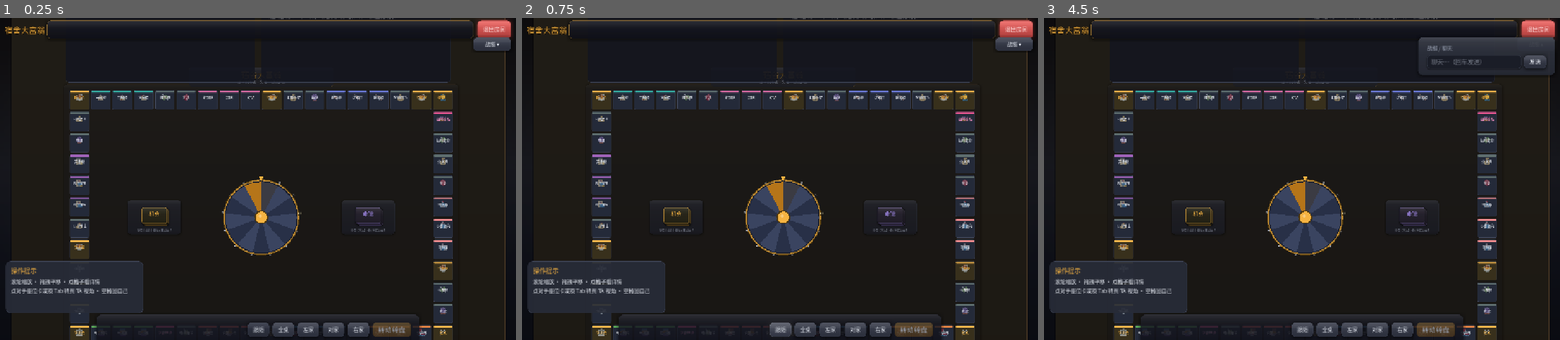
Above: before the commit, frames 1-3 (left to right).
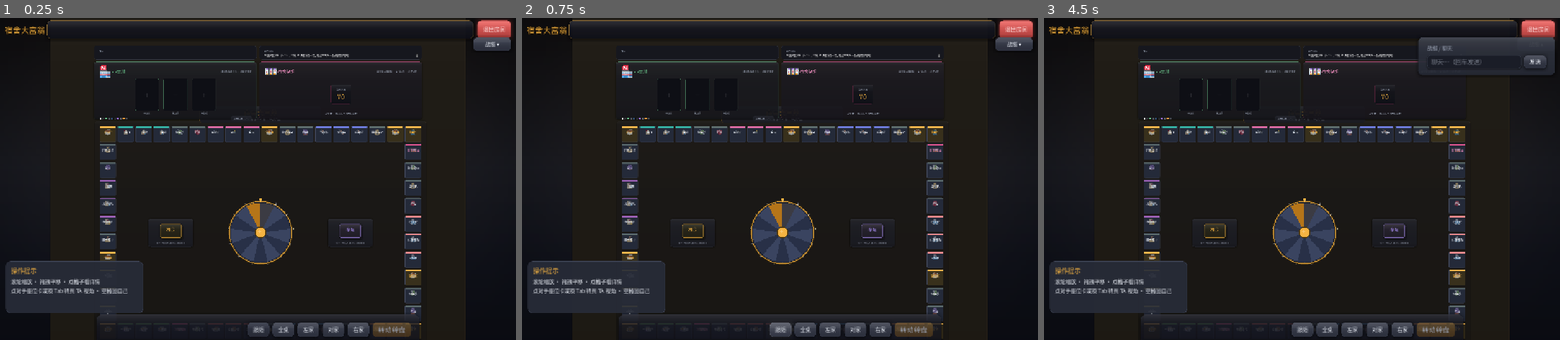
Above: after the commit, the same moments.

Repository: Lousync/dorm-monopoly
Game: Godot game, scene res://scenes/game.tscn
Two runs of this game, one before a commit and one after it. Both use one fixed random seed, a clock stepped at 60 frames per second and the inputs below. This scene is started directly instead of the project's main scene.
Inputs:
- Up to frame 1 (0.25 s): no input
- Up to frame 2 (0.75 s): click "跟随" at 0.5 s
- Up to frame 3 (4.5 s): click "全桌" at 1.25 s; click "左家" at 2 s; click "对家" at 2.75 s; click "右家" at 3.5 s; click "战报 ▾" at 4.25 s

The runs differ from the first frame. In frame 1, 19% of the frame differs, in the area x 13-98%, y 0-100%; in frame 2, 19%; in frame 3, 18%.
Error before the commit: Out of bounds get index '0' (on base: 'Array') (res://scripts/game.gd:746)
Error after the commit: Out of bounds get index '0' (on base: 'Array') (res://scripts/game.gd:747)

Commit message:
桌面顶部改建：数据轨（战况四家横排+最近战报）+ 左小卖部右赌场两座常驻设施
- 顶区整条分两半：左小卖部（货架三格+品质图例+刷新按钮，道具系统解冻后接活数据）
- 右宿舍赌场：常驻奖池大字+状态行，s_casino_start/turn/end 经 board.update_casino 喂入，弹层玩法不动
- 战况/战报压缩为设施上方数据轨；fit_overview 并入顶区，2/3 人局无上家座位时也整体入画

Diff:
--- a/scripts/board_view.gd
+++ b/scripts/board_view.gd
@@ -675,6 +675,10 @@
 	var r := Rect2(Vector2.ZERO, WORLD).grow(30.0)
 	for e in _seats:
 		r = r.merge(_seat_bar(e))
+	# 顶部空区（数据轨 + 小卖部/赌场设施）：没有上家座位时也要整体入画
+	var zone_top := TABLE.position.y + BAND_TB
+	r = r.merge(Rect2(Vector2(-HOLE_MX, zone_top),
+		Vector2(WORLD.x + 2.0 * HOLE_MX, BOARD_OFFSET.y - 26.0 - zone_top)))
 	return r
 
 var _view_edge := 0         # 当前视角所在的座位边（0=自己）
@@ -861,81 +865,268 @@
 		"pips": pips, "slots": slots, "edge": e, "peer": int(p.peer),
 		"shown": int(p.money), "tw": null}
 
-# ---------------- 顶部数据面板（棋盘上方的空区） ----------------
-
-var _rank_rows := []                # {peer, row, name_l, money_l, prop_l}
-var _rank_box: VBoxContainer
+# ---------------- 顶部区域：数据轨 + 小卖部 / 赌场两座常驻设施 ----------------
+
+var _rank_rows := []                # {peer, cell, name_l, money_l, prop_l}
+var _rank_box: HBoxContainer
 var _world_log: RichTextLabel
-
-## 顶部空区放两块数据面板：左边战况排行，右边最近战报（世界坐标，随桌面旋转）
+var _casino_pool_l: Label
+var _casino_status_l: Label
+var _shop_slots: Array = []         # {card, price_l}（道具系统解冻后接货架存货）
+var _shop_refresh: Button
+
+const SHOP_ACCENT := Color(0.42, 0.78, 0.55)    # 小卖部：菜绿
+const CASINO_ACCENT := Color(0.93, 0.3, 0.55)   # 赌场：与赌场格同色
+const SHOP_QUALITIES := [Color(0.93, 0.93, 0.93), Color(0.42, 0.78, 0.55),
+	Color(0.36, 0.6, 0.92), Color(0.66, 0.47, 0.92), Color(0.96, 0.62, 0.25)]  # 白绿蓝紫橙
+
+## 顶部空区：上层数据轨（战况四家横排 + 最近战报），下层左右两座常驻设施
+## （左小卖部 / 右赌场，世界坐标随桌面旋转；小卖部为道具系统的桌面柜台壳子）
 func _build_top_panels() -> void:
 	var top := TABLE.position.y + BAND_TB + 36.0
 	var bot := BOARD_OFFSET.y - 36.0
 	var left := -HOLE_MX
 	var right := WORLD.x + HOLE_MX
-	var half_w := (right - left) * 0.5
-	_make_data_panel(Rect2(left + 16, top, half_w - 32, bot - top), "战况", true)
-	_make_data_panel(Rect2(left + half_w + 16, top, half_w - 32, bot - top), "最近战报", false)
-
-func _make_data_panel(rect: Rect2, title: String, rank: bool) -> void:
+	var half := (right - left - 16.0) * 0.5
+	var rail_h := 88.0
+	_make_rank_rail(Rect2(left, top, half, rail_h))
+	_make_log_rail(Rect2(right - half, top, half, rail_h))
+	var fy := top + rail_h + 12.0
+	var fh := bot - fy
+	_make_shop(Rect2(left, fy, half, fh))
+	_make_casino(Rect2(right - half, fy, half, fh))
+
+func _zone_panel(rect: Rect2, sb: StyleBox) -> Panel:
 	var panel := Panel.new()
 	panel.position = rect.position
 	panel.size = rect.size
 	panel.mouse_filter = Control.MOUSE_FILTER_IGNORE
-	panel.add_theme_stylebox_override("panel", UIKit.stylebox(Color(0.078, 0.086, 0.124, 0.88), 16,
-		Color(UIKit.BORDER.r, UIKit.BORDER.g, UIKit.BORDER.b, 0.55), 1))
+	panel.add_theme_stylebox_override("panel", sb)
 	_world.add_child(panel)
-	var m := UIKit.margins(18, 14, 14, 12)
+	return panel
+
+func _fixture_icon(icon_name: String) -> TextureRect:
+	var t := TextureRect.new()
+	t.texture = UIKit.icon(icon_name)
+	t.custom_minimum_size = Vector2(30, 30)
+	t.stretch_mode = TextureRect.STRETCH_KEEP_ASPECT_CENTERED
+	t.size_flags_vertical = Control.SIZE_SHRINK_CENTER
+	t.mouse_filter = Control.MOUSE_FILTER_IGNORE
+	return t
+
+func _make_rank_rail(rect: Rect2) -> void:
+	var panel := _zone_panel(rect, UIKit.stylebox(Color(0.078, 0.086, 0.124, 0.82), 16,
+		Color(UIKit.BORDER.r, UIKit.BORDER.g, UIKit.BORDER.b, 0.5), 1))
+	var m := UIKit.margins(16, 12, 10, 8)
+	m.position = Vector2(16, 10)
+	m.size = rect.size - Vector2(32, 18)  # Panel 非容器，内衬需显式铺满
+	m.mouse_filter = Control.MOUSE_FILTER_IGNORE
+	panel.add_child(m)
+	var v := VBoxContainer.new()
+	v.add_theme_constant_override("separation", 4)
+	v.mouse_filter = Control.MOUSE_FILTER_IGNORE
+	m.add_child(v)
+	var cap := UIKit.label("战况", 14, UIKit.TEXT_DIM)
+	cap.mouse_filter = Control.MOUSE_FILTER_IGNORE
+	v.add_child(cap)
+	_rank_box = HBoxContainer.new()
+	_rank_box.add_theme_constant_override("separation", 16)
+	_rank_box.size_flags_vertical = Control.SIZE_EXPAND_FILL
+	_rank_box.mouse_filter = Control.MOUSE_FILTER_IGNORE
+	v.add_child(_rank_box)
+
+func _make_log_rail(rect: Rect2) -> void:
+	var panel := _zone_panel(rect, UIKit.stylebox(Color(0.078, 0.086, 0.124, 0.82), 16,
+		Color(UIKit.BORDER.r, UIKit.BORDER.g, UIKit.BORDER.b, 0.5), 1))
+	var m := UIKit.margins(16, 12, 10, 8)
+	m.position = Vector2(16, 10)
+	m.size = rect.size - Vector2(32, 18)
+	m.mouse_filter = Control.MOUSE_FILTER_IGNORE
+	panel.add_child(m)
+	var v := VBoxContainer.new()
+	v.add_theme_constant_override("separation", 4)
+	v.mouse_filter = Control.MOUSE_FILTER_IGNORE
+	m.add_child(v)
+	var cap := UIKit.label("最近战报", 14, UIKit.TEXT_DIM)
+	cap.mouse_filter = Control.MOUSE_FILTER_IGNORE
+	v.add_child(cap)
+	_world_log = RichTextLabel.new()
+	_world_log.bbcode_enabled = true
+	_world_log.scroll_following = true
+	_world_log.size_flags_vertical = Control.SIZE_EXPAND_FILL
+	_world_log.add_theme_font_size_override("normal_font_size", 15)
+	_world_log.mouse_filter = Control.MOUSE_FILTER_IGNORE
+	v.add_child(_world_log)
+
+## 小卖部（左半）：货架 3 格 + 品质图例 + 刷新按钮，道具系统解冻后接活数据，规格零迁移
+func _make_shop(rect: Rect2) -> void:
+	var panel := _zone_panel(rect, UIKit.card_stylebox(Color(0.078, 0.08, 0.1, 0.9), 18,
+		Color(SHOP_ACCENT.r, SHOP_ACCENT.g, SHOP_ACCENT.b, 0.55), 1, 12))
+	var m := UIKit.margins(18, 14, 12, 12)
 	m.position = Vector2(18, 14)
-	m.size = rect.size - Vector2(32, 26)  # Panel 非容器，内衬需显式铺满
+	m.size = rect.size - Vector2(36, 26)
 	m.mouse_filter = Control.MOUSE_FILTER_IGNORE
 	panel.add_child(m)
 	var v := VBoxContainer.new()
 	v.add_theme_constant_override("separation", 8)
 	v.mouse_filter = Control.MOUSE_FILTER_IGNORE
 	m.add_child(v)
-	var t := UIKit.label(title, 24, UIKit.ACCENT)
-	t.mouse_filter = Control.MOUSE_FILTER_IGNORE
-	v.add_child(t)
-	if rank:
-		_rank_box = v
-	else:
-		_world_log = RichTextLabel.new()
-		_world_log.bbcode_enabled = true
-		_world_log.scroll_following = true
-		_world_log.size_flags_vertical = Control.SIZE_EXPAND_FILL
-		_world_log.custom_minimum_size = Vector2(0, 120)
-		_world_log.add_theme_font_size_override("normal_font_size", 19)
-		_world_log.mouse_filter = Control.MOUSE_FILTER_IGNORE
-		v.add_child(_world_log)
-
-## 战况面板：按行动顺序建行（现金由对局层刷新）
+	var head := HBoxContainer.new()
+	head.add_theme_constant_override("separation", 8)
+	head.mouse_filter = Control.MOUSE_FILTER_IGNORE
+	v.add_child(head)
+	head.add_child(_fixture_icon("daily"))
+	head.add_child(UIKit.label("小卖部", 26, SHOP_ACCENT))
+	var sp := Control.new()
+	sp.size_flags_horizontal = Control.SIZE_EXPAND_FILL
+	sp.mouse_filter = Control.MOUSE_FILTER_IGNORE
+	head.add_child(sp)
+	head.add_child(UIKit.label("每回合限购 1 件 · 刷新费递增", 14, UIKit.TEXT_DIM))
+	var shelf := HBoxContainer.new()
+	shelf.add_theme_constant_override("separation", 28)
+	shelf.alignment = BoxContainer.ALIGNMENT_CENTER
+	shelf.size_flags_vertical = Control.SIZE_EXPAND_FILL
+	shelf.mouse_filter = Control.MOUSE_FILTER_IGNORE
+	v.add_child(shelf)
+	for i in 3:
+		var slot := VBoxContainer.new()
+		slot.add_theme_constant_override("separation", 5)
+		slot.mouse_filter = Control.MOUSE_FILTER_IGNORE
+		shelf.add_child(slot)
+		var card := Panel.new()
+		card.custom_minimum_size = Vector2(150, 200)
+		card.size_flags_vertical = Control.SIZE_EXPAND_FILL
+		card.mouse_filter = Control.MOUSE_FILTER_IGNORE
+		card.add_theme_stylebox_override("panel", UIKit.stylebox(Color(0.05, 0.055, 0.08, 0.9), 10,
+			Color(SHOP_ACCENT.r, SHOP_ACCENT.g, SHOP_ACCENT.b, 0.26), 1))
+		slot.add_child(card)
+		var cc := CenterContainer.new()
+		cc.set_anchors_and_offsets_preset(Control.PRESET_FULL_RECT)
+		cc.mouse_filter = Control.MOUSE_FILTER_IGNORE
+		card.add_child(cc)
+		cc.add_child(UIKit.label("＋", 36, Color(1, 1, 1, 0.13)))
+		var price_l := UIKit.label("待上架", 13, UIKit.TEXT_DIM)
+		price_l.horizontal_alignment = HORIZONTAL_ALIGNMENT_CENTER
+		price_l.mouse_filter = Control.MOUSE_FILTER_IGNORE
+		slot.add_child(price_l)
+		_shop_slots.append({"card": card, "price_l": price_l})
+	var foot := HBoxContainer.new()
+	foot.add_theme_constant_override("separation", 10)
+	foot.mouse_filter = Control.MOUSE_FILTER_IGNORE
+	v.add_child(foot)
+	var legend := HBoxContainer.new()
+	legend.add_theme_constant_override("separation", 5)
+	legend.size_flags_horizontal = Control.SIZE_EXPAND_FILL
+	legend.size_flags_vertical = Control.SIZE_SHRINK_CENTER
+	legend.mouse_filter = Control.MOUSE_FILTER_IGNORE
+	foot.add_child(legend)
+	for qi in SHOP_QUALITIES.size():
+		var dot := Panel.new()
+		dot.custom_minimum_size = Vector2(13, 13)
+		dot.size_flags_vertical = Control.SIZE_SHRINK_CENTER
+		dot.mouse_filter = Control.MOUSE_FILTER_IGNORE
+		var qc: Color = SHOP_QUALITIES[qi]
+		dot.add_theme_stylebox_override("panel", UIKit.stylebox(qc, 6, Color(0, 0, 0, 0.4), 1))
+		legend.add_child(dot)
+		legend.add_child(UIKit.label(["白", "绿", "蓝", "紫", "橙"][qi], 13, UIKit.TEXT_DIM))
+	_shop_refresh = UIKit.button("刷新货架 · ¥—", 14)
+	_shop_refresh.disabled = true
+	_shop_refresh.mouse_filter = Control.MOUSE_FILTER_IGNORE
+	foot.add_child(_shop_refresh)
+
+## 赌场（右半）：常驻显示奖池与状态，活数据由对局层经 update_casino 喂入；对局玩法仍在弹层
+func _make_casino(rect: Rect2) -> void:
+	var panel := _zone_panel(rect, UIKit.card_stylebox(Color(0.082, 0.075, 0.1, 0.9), 18,
+		Color(CASINO_ACCENT.r, CASINO_ACCENT.g, CASINO_ACCENT.b, 0.55), 1, 12))
+	var m := UIKit.margins(18, 14, 12, 12)
+	m.position = Vector2(18, 14)
+	m.size = rect.size - Vector2(36, 26)
+	m.mouse_filter = Control.MOUSE_FILTER_IGNORE
+	panel.add_child(m)
+	var v := VBoxContainer.new()
+	v.add_theme_constant_override("separation", 8)
+	v.mouse_filter = Control.MOUSE_FILTER_IGNORE
+	m.add_child(v)
+	var head := HBoxContainer.new()
+	head.add_theme_constant_override("separation", 8)
+	head.mouse_filter = Control.MOUSE_FILTER_IGNORE
+	v.add_child(head)
+	head.add_child(_fixture_icon("casino"))
+	head.add_child(UIKit.label("宿舍赌场", 26, Color(0.98, 0.58, 0.78)))
+	var sp := Control.new()
+	sp.size_flags_horizontal = Control.SIZE_EXPAND_FILL
+	sp.mouse_filter = Control.MOUSE_FILTER_IGNORE
+	head.add_child(sp)
+	head.add_child(UIKit.label("踩到赌场格开局 · 全员入局 · 赢家通吃", 14, UIKit.TEXT_DIM))
+	var mid := VBoxContainer.new()
+	mid.alignment = BoxContainer.ALIGNMENT_CENTER
+	mid.size_flags_vertical = Control.SIZE_EXPAND_FILL
+	mid.mouse_filter = Control.MOUSE_FILTER_IGNORE
+	v.add_child(mid)
+	var pot_panel := UIKit.panel_container(Color(0.05, 0.055, 0.08, 0.85), 12,
+		Color(CASINO_ACCENT.r, CASINO_ACCENT.g, CASINO_ACCENT.b, 0.3), 1)
+	pot_panel.size_flags_horizontal = Control.SIZE_SHRINK_CENTER
+	mid.add_child(pot_panel)
+	var pm := UIKit.margins(24, 24, 10, 8)
+	pot_panel.add_child(pm)
+	var pv := VBoxContainer.new()
+	pv.add_theme_constant_override("separation", 2)
+	pv.mouse_filter = Control.MOUSE_FILTER_IGNORE
+	pm.add_child(pv)
+	var cap := UIKit.label("当前奖池", 14, UIKit.TEXT_DIM)
+	cap.horizontal_alignment = HORIZONTAL_ALIGNMENT_CENTER
+	cap.mouse_filter = Control.MOUSE_FILTER_IGNORE
+	pv.add_child(cap)
+	_casino_pool_l = UIKit.label("¥0", 42, UIKit.ACCENT)
+	_casino_pool_l.horizontal_alignment = HORIZONTAL_ALIGNMENT_CENTER
+	_casino_pool_l.mouse_filter = Control.MOUSE_FILTER_IGNORE
+	pv.add_child(_casino_pool_l)
+	_casino_status_l = UIKit.label("歇业中 · 等待有人踩中赌场格", 15, UIKit.TEXT_DIM)
+	_casino_status_l.horizontal_alignment = HORIZONTAL_ALIGNMENT_CENTER
+	_casino_status_l.mouse_filter = Control.MOUSE_FILTER_IGNORE
+	v.add_child(_casino_status_l)
+
+## 赌场设施活数据（pool = 0 视为歇业）
+func update_casino(pool: int, status: String) -> void:
+	if _casino_pool_l != null and is_instance_valid(_casino_pool_l):
+		_casino_pool_l.text = GameData.fmt_money(pool)
+	if _casino_status_l != null and is_instance_valid(_casino_status_l):
+		_casino_status_l.text = status
+		_casino_status_l.add_theme_color_override("font_color",
+			UIKit.ACCENT if pool > 0 else UIKit.TEXT_DIM)
+
+
+## 战况轨：按行动顺序四家横排（现金由对局层刷新）
 func build_rank(players: Array) -> void:
 	for r in _rank_rows:
-		(r.row as Control).queue_free()
+		(r.cell as Control).queue_free()
 	_rank_rows.clear()
 	for p in players:
+		var cell := VBoxContainer.new()
+		cell.add_theme_constant_override("separation", 2)
+		cell.size_flags_horizontal = Control.SIZE_EXPAND_FILL
+		cell.mouse_filter = Control.MOUSE_FILTER_IGNORE
 		var row := HBoxContainer.new()
-		row.add_theme_constant_override("separation", 10)
+		row.add_theme_constant_override("separation", 6)
 		row.mouse_filter = Control.MOUSE_FILTER_IGNORE
-		var chip := UIKit.chip(GameData.PLAYER_COLORS[int(p.color) % 4], 14)
+		cell.add_child(row)
+		var chip := UIKit.chip(GameData.PLAYER_COLORS[int(p.color) % 4], 13)
 		chip.mouse_filter = Control.MOUSE_FILTER_IGNORE
 		row.add_child(chip)
-		var name_l := UIKit.label(String(p.name), 20, UIKit.TEXT)
+		var name_l := UIKit.label(String(p.name), 16, UIKit.TEXT)
 		name_l.size_flags_horizontal = Control.SIZE_EXPAND_FILL
 		name_l.text_overrun_behavior = TextServer.OVERRUN_TRIM_ELLIPSIS
 		name_l.mouse_filter = Control.MOUSE_FILTER_IGNORE
 		row.add_child(name_l)
-		var money_l := UIKit.label(GameData.fmt_money(int(p.money)), 20, UIKit.ACCENT)
+		var money_l := UIKit.label(GameData.fmt_money(int(p.money)), 16, UIKit.ACCENT)
 		money_l.mouse_filter = Control.MOUSE_FILTER_IGNORE
 		row.add_child(money_l)
-		var prop_l := UIKit.label("", 18, UIKit.TEXT_DIM)
-		prop_l.custom_minimum_size = Vector2(360, 0)
-		prop_l.horizontal_alignment = HORIZONTAL_ALIGNMENT_RIGHT
+		var prop_l := UIKit.label("", 12, UIKit.TEXT_DIM)
+		prop_l.text_overrun_behavior = TextServer.OVERRUN_TRIM_ELLIPSIS
 		prop_l.mouse_filter = Control.MOUSE_FILTER_IGNORE
-		row.add_child(prop_l)
-		_rank_box.add_child(row)
-		_rank_rows.append({"peer": int(p.peer), "row": row, "name_l": name_l,
+		cell.add_child(prop_l)
+		_rank_box.add_child(cell)
+		_rank_rows.append({"peer": int(p.peer), "cell": cell, "name_l": name_l,
 			"money_l": money_l, "prop_l": prop_l})
 
 func rank_count() -> int:
--- a/scripts/game.gd
+++ b/scripts/game.gd
@@ -74,6 +74,7 @@
 var _casino_btn_top: Button
 var _casino_btn_bottom: Button
 var _casino_my_epoch := -1
+var _casino_table_pot := 0        # 桌面赌场设施显示中的奖池
 var _casino_order: Array = []
 
 # ---------------- 自动化测试 ----------------
@@ -1412,6 +1413,8 @@
 func s_casino_start(game_name: String, stake: int, pot: int, order: Array) -> void:
 	_close_casino()
 	_casino_order = order
+	_casino_table_pot = pot
+	board.update_casino(pot, "开局中 · %s" % game_name)
 	_casino_layer = Control.new()
 	_casino_layer.set_anchors_preset(Control.PRESET_FULL_RECT)
 	_casino_layer.z_index = 55
@@ -1504,6 +1507,7 @@
 
 @rpc("authority", "call_local", "reliable")
 func s_casino_turn(peer: int, epoch: int, defuse: Dictionary, fish: Dictionary, deck_left: int, interactive: bool) -> void:
+	board.update_casino(_casino_table_pot, "轮到 %s · 牌堆剩 %d 张" % [_name_by_peer(peer), deck_left])
 	if _casino_layer == null or not is_instance_valid(_casino_layer):
 		return
 	_casino_deck_label.text = "牌堆剩余 %d 张" % deck_left
@@ -1552,6 +1556,8 @@
 
 @rpc("authority", "call_local", "reliable")
 func s_casino_end(winner_peer: int, pot: int) -> void:
+	_casino_table_pot = 0
+	board.update_casino(0, "歇业中")
 	if _casino_layer == null or not is_instance_valid(_casino_layer):
 		return
 	_casino_my_epoch = -1
Binary file added: shots/fixt_4p_home_table_plain.png
Binary file added: shots/fixt_4p_rot2_table_plain.png
Binary file added: shots/fixt_solo2_table_plain.png
Not shown, changed: README.md
